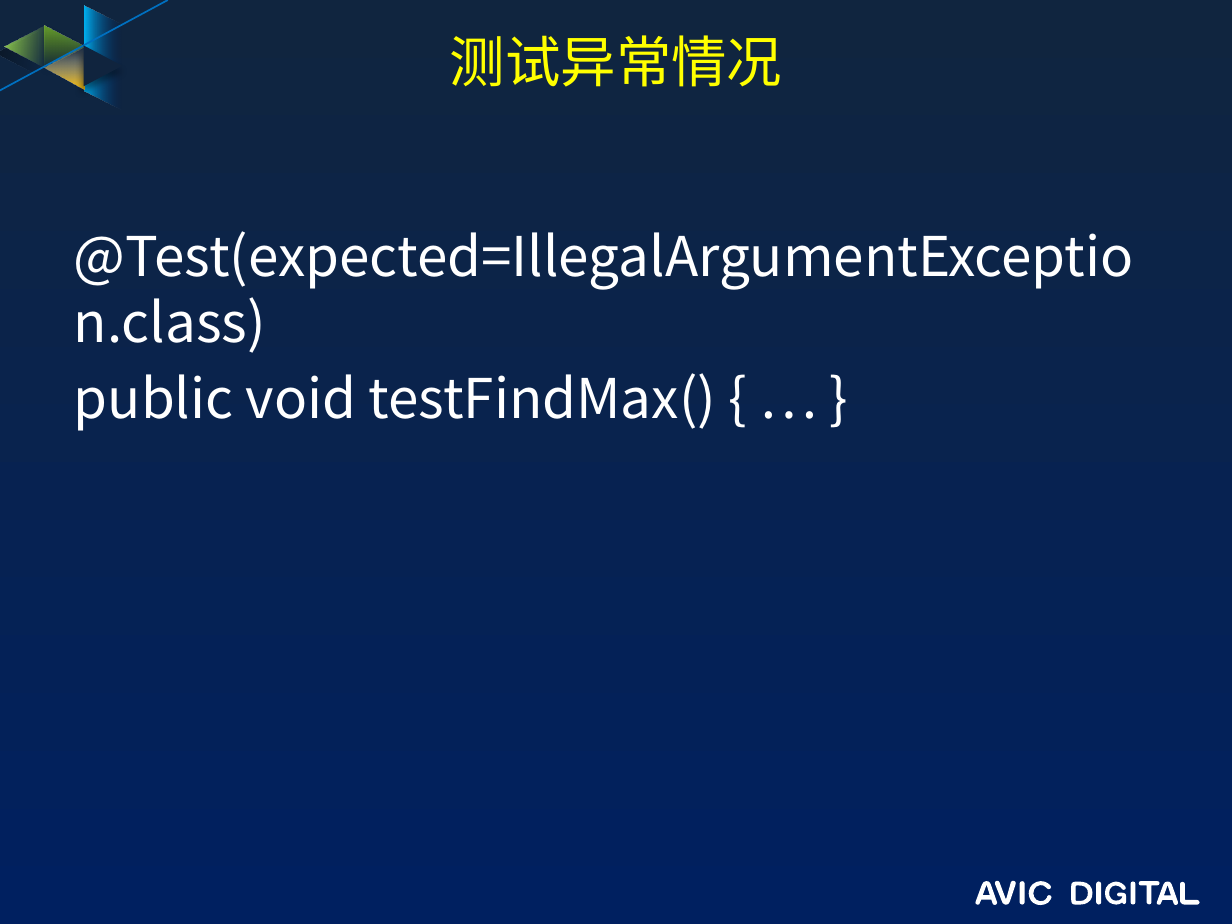
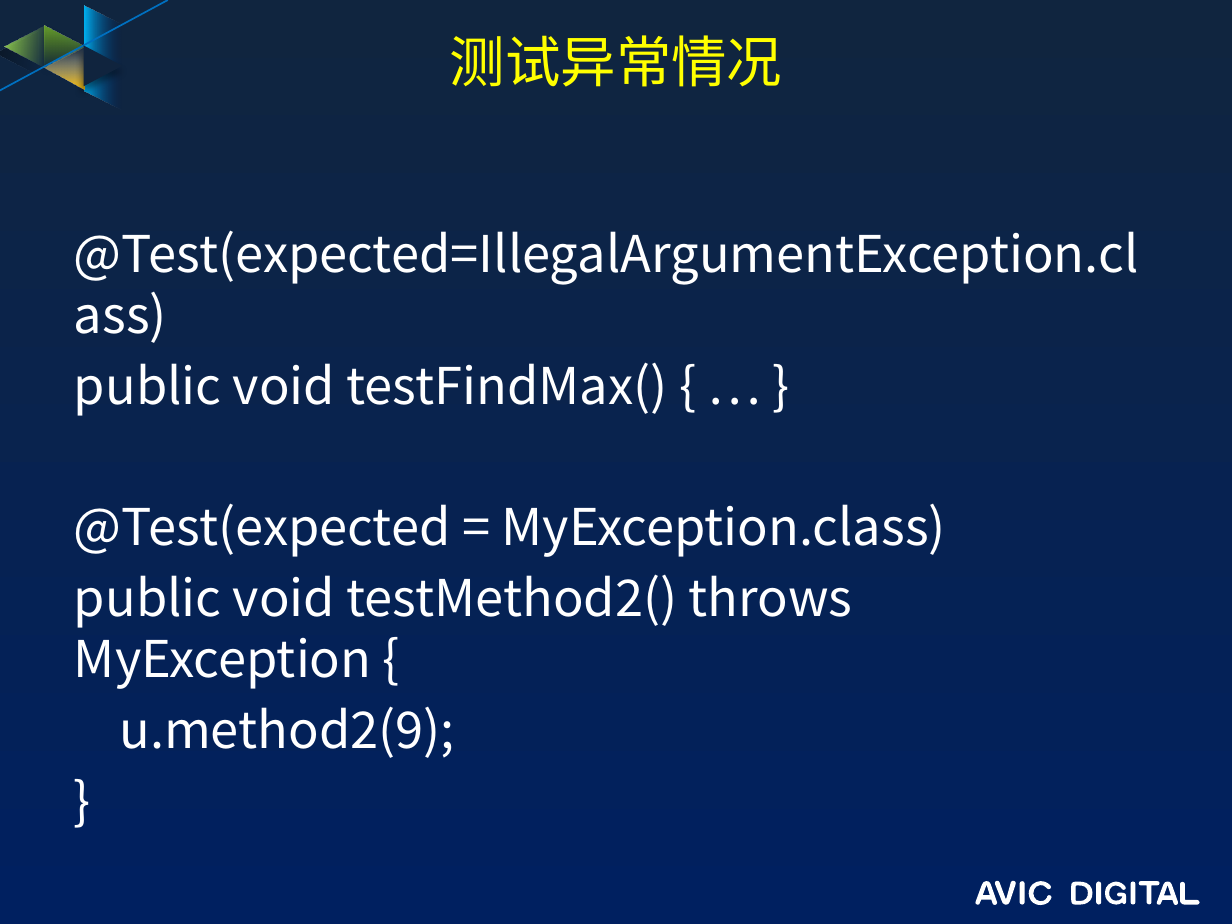
Before and after one commit to guofengzh/java-way, a slide deck: slide 5 of maven/docs/JUnit培训.pptx. Drawn at 1232x924 pixels with LibreOffice and Linux fonts; fonts in the diff are those of the drawing; background and template pictures are left out. Boxes give left, top, right and bottom in pixels: in the first picture for what was removed or moved away, otherwise in the second. Text is boxed around its words. In the diff, an @@ line names an element or a change of style, - is before the commit and + after.

```diff
--- a/maven/docs/JUnit培训.pptx
+++ b/maven/docs/JUnit培训.pptx
@@ text at [74, 230, 1139, 416]: size 32 to 29.6 pt in "@Test(expected=IllegalArgumentException.class)", "public void testFindMax() { … }" @@
@@ text at [74, 503, 946, 758]: paragraphs added @@
+@Test(expected = MyException.class)
+public void testMethod2() throws MyException {
+u.method2(9);
+}
```
Also in this commit, not shown: 2 other slides changed, 10 slides added, 8 other files.
